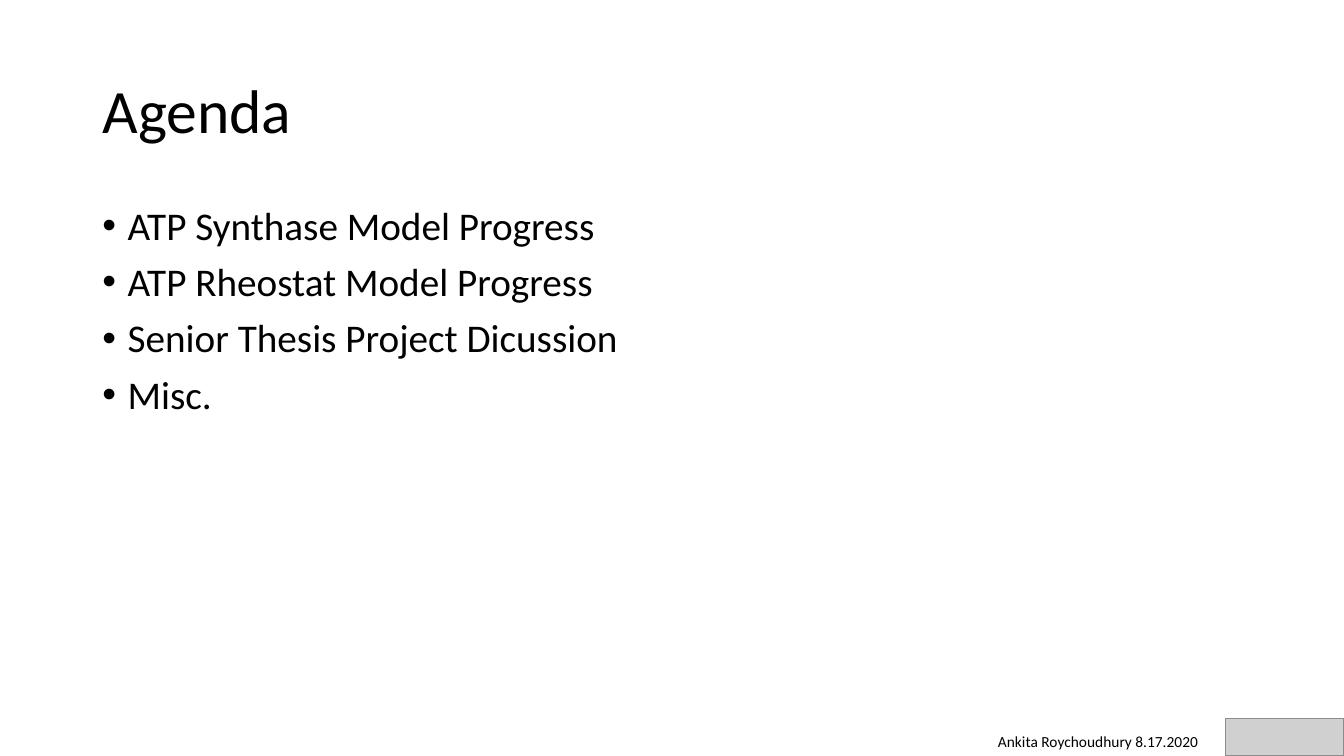
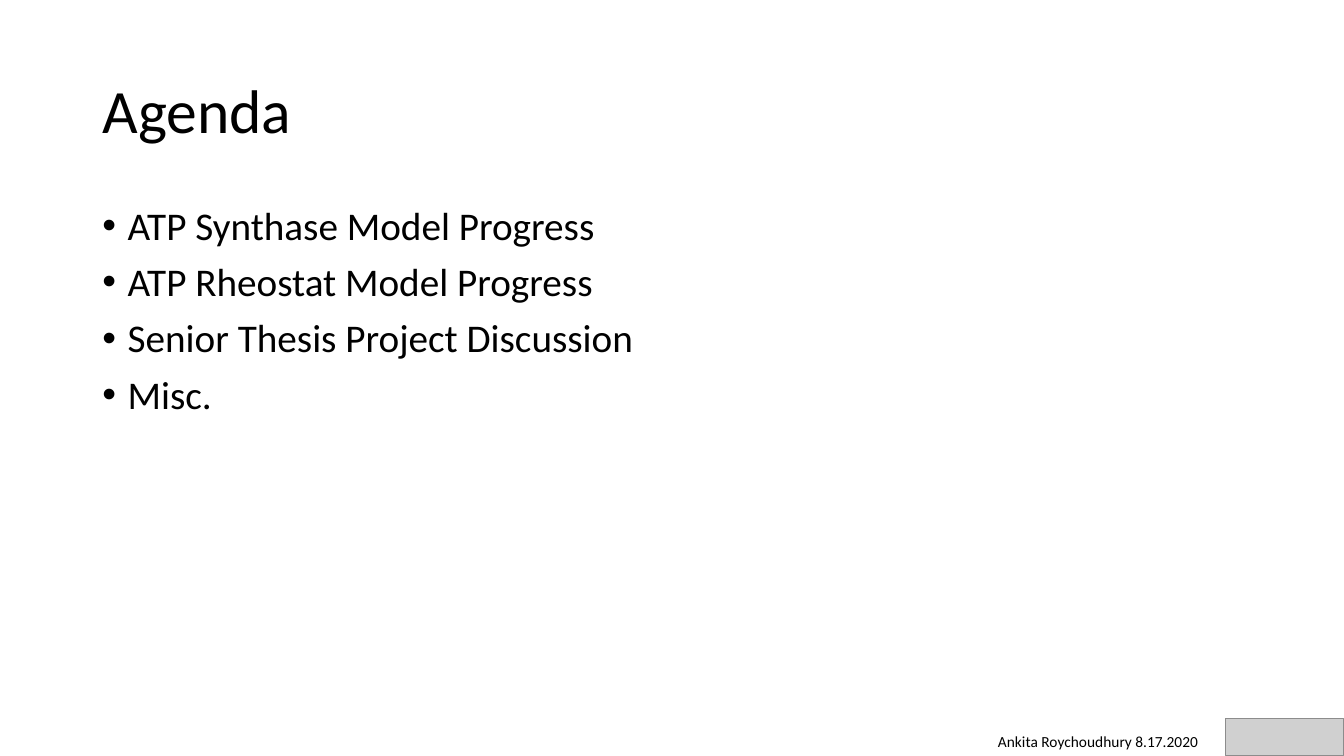
Before and after one commit to AnkitaRoychoudhury/ug_murray, a slide deck: slide 3 of miscellaneous/presentations/20200817_murray_mtg.pptx. Drawn at 1344x756 pixels with LibreOffice and Linux fonts; fonts in the diff are those of the drawing; grey boxes stand for pictures. Boxes give left, top, right and bottom in pixels: in the first picture for what was removed or moved away, otherwise in the second. Text is boxed around its words. In the diff, an @@ line names an element or a change of style, - is before the commit and + after.

```diff
--- a/miscellaneous/presentations/20200817_murray_mtg.pptx
+++ b/miscellaneous/presentations/20200817_murray_mtg.pptx
@@ text at bbox=[128, 324, 633, 359]: text changed @@
-• Senior Thesis Project Dicussion
+• Senior Thesis Project Discussion
```
Also in this commit, not shown: 4 other slides changed, 1 slide added, 1 slide removed, 31 other files.
